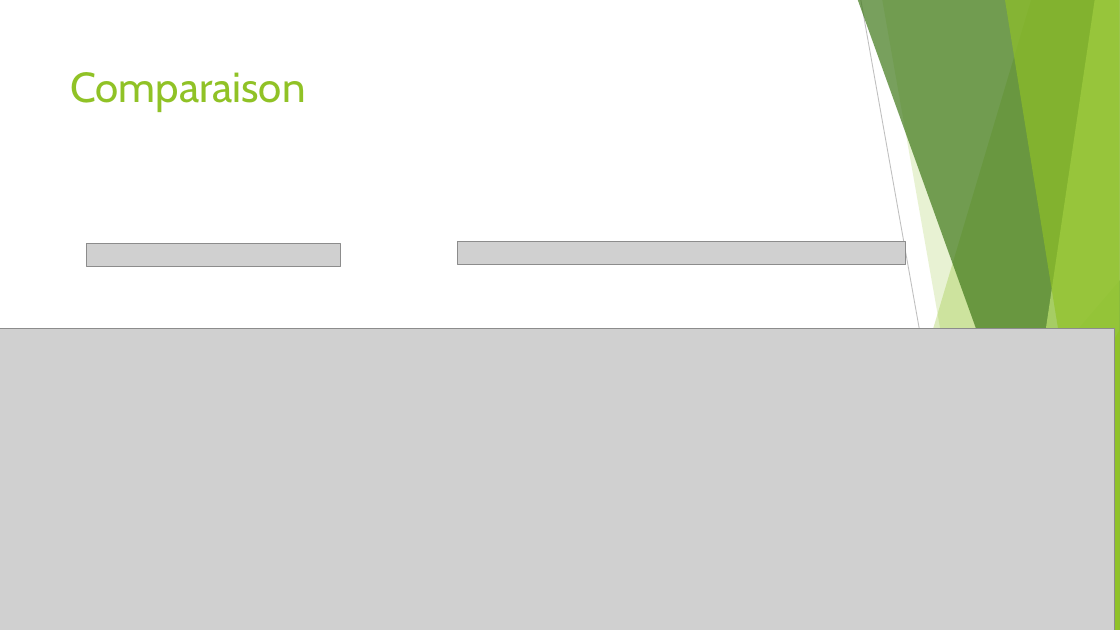
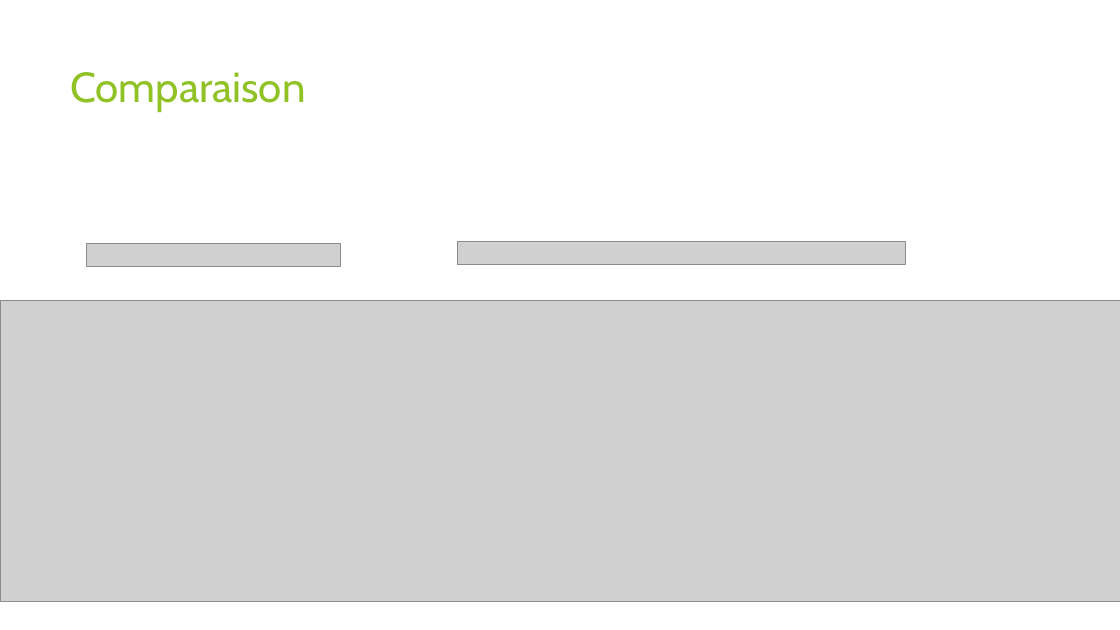
Before and after one commit to ThibaultSchowing/html, a slide deck: slide 17 of Présentation/STI_Schowing_Zharkova.pptx. Drawn at 1120x630 pixels with LibreOffice and Linux fonts; fonts in the diff are those of the drawing; grey boxes stand for pictures. Boxes give left, top, right and bottom in pixels: in the first picture for what was removed or moved away, otherwise in the second. Text is boxed around its words. In the diff, an @@ line names an element or a change of style, - is before the commit and + after.

```diff
--- a/Présentation/STI_Schowing_Zharkova.pptx
+++ b/Présentation/STI_Schowing_Zharkova.pptx
@@ rectangle added at <box>0,0,1120,630</box>, fill #FFFFFF @@
@@ picture: place and size @@
-picture at <box>0,329,1115,630</box>
+picture at <box>1,300,1120,602</box>
```
Also in this commit, not shown: 2 other slides changed, 1 slide added.
